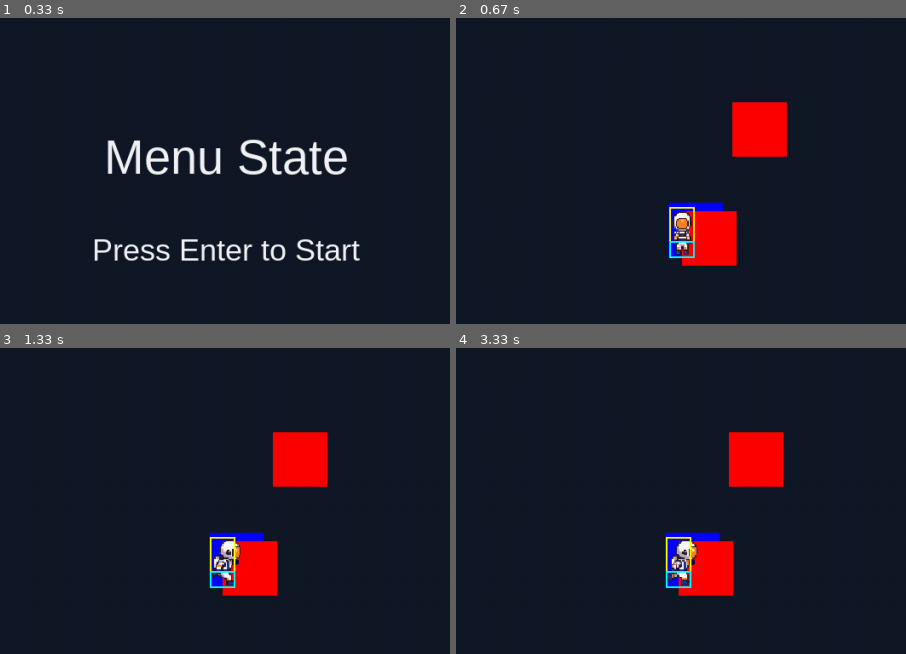
Above: before the commit, frames 1-4 (two rows, left to right).
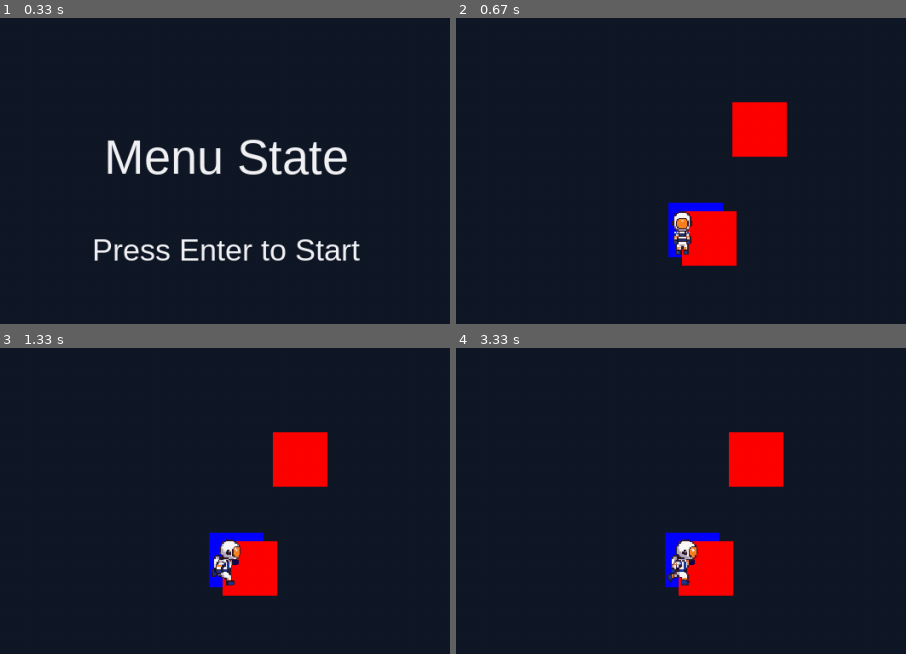
Above: after the commit, the same moments.

Repository: vitorpsogarcia/terranon
Game: pygame game, started from src/main.py
Same seed, same stepped clock (60 frames per second), same inputs: the game is played once before the commit and once after it.
Inputs (mouse positions are % of the whole screen's width and height, from its top left):
- Up to frame 1 (0.33 s): no input
- Up to frame 2 (0.67 s): tap Enter at 0.33 s
- Up to frame 3 (1.33 s): click (60, 57) at 0.72 s; hold D from 1 s (still down); move the mouse to (42, 46) at 1.03 s
- Up to frame 4 (3.33 s): release D at 1.47 s; hold W 1.5-1.8 s; tap K at 1.65 s; tap Enter at 1.83, 2.17 s; tap I at 2.5, 2.83 s; hold D from 3.17 s (still down)
The pictures show only the part of the screen within x 25-75%, y 15-65%; the shares and areas given below are measured in that part.

Frame 1 is identical in both runs. In frame 2, 0.2% of the frame differs, in the area x 47-54%, y 61-79%; in frame 3, 0.3%, in the area x 46-53%, y 61-79%; in frame 4, 0.3%.

Commit message:
fix: Código de renderização de hitbox de jogador comentado

Diff:
--- a/src/core/camera_group.py
+++ b/src/core/camera_group.py
@@ -23,14 +23,14 @@
                 offset_pos = sprite.rect.topleft - self.offset
                 surface.blit(sprite.image, offset_pos)
 
-                # Renderiza o colisor (hitbox) em amarelo para visualização/debug
-                if hasattr(sprite, 'hitbox'):
-                    hitbox_rect = sprite.hitbox.copy()
-                    hitbox_rect.topleft -= self.offset
-                    pygame.draw.rect(surface, (255, 255, 0), hitbox_rect, 2)
+                # # Renderiza o colisor (hitbox) em amarelo para visualização/debug
+                # if hasattr(sprite, 'hitbox'):
+                #     hitbox_rect = sprite.hitbox.copy()
+                #     hitbox_rect.topleft -= self.offset
+                #     pygame.draw.rect(surface, (255, 255, 0), hitbox_rect, 2)
 
-                # Renderiza o colisor de pés (feet_hitbox) em azul claro para visualização/debug
-                if hasattr(sprite, 'feet_hitbox'):
-                    feet_rect = sprite.feet_hitbox.copy()
-                    feet_rect.topleft -= self.offset
-                    pygame.draw.rect(surface, (0, 255, 255), feet_rect, 2)
+                # # Renderiza o colisor de pés (feet_hitbox) em azul claro para visualização/debug
+                # if hasattr(sprite, 'feet_hitbox'):
+                #     feet_rect = sprite.feet_hitbox.copy()
+                #     feet_rect.topleft -= self.offset
+                #     pygame.draw.rect(surface, (0, 255, 255), feet_rect, 2)
